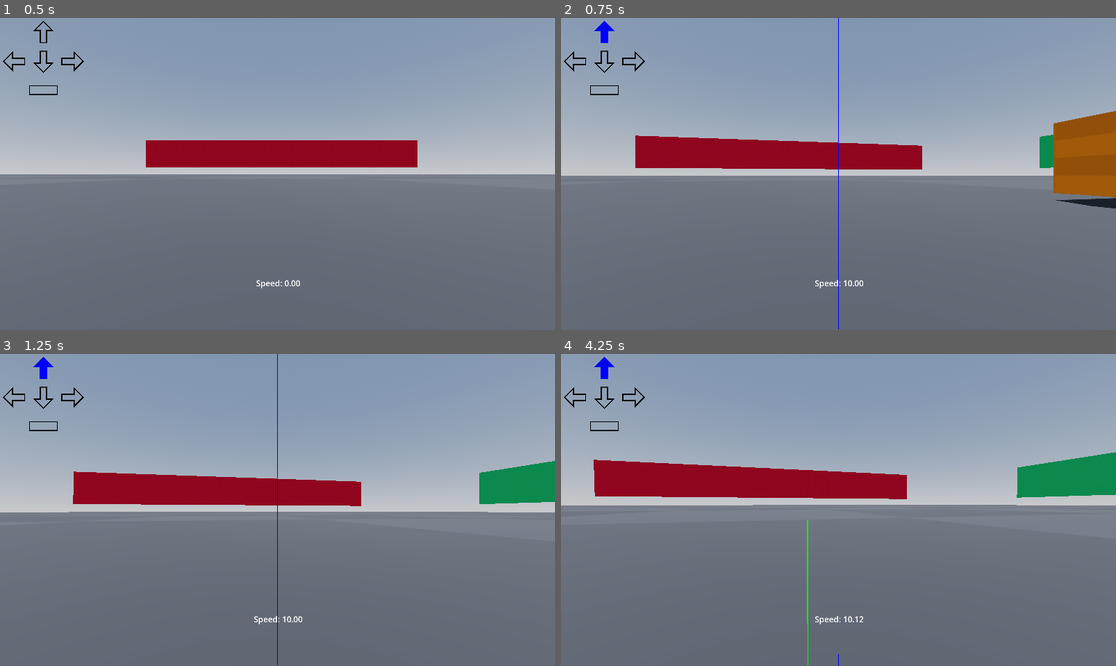
Above: before the commit, frames 1-4 (two rows, left to right).
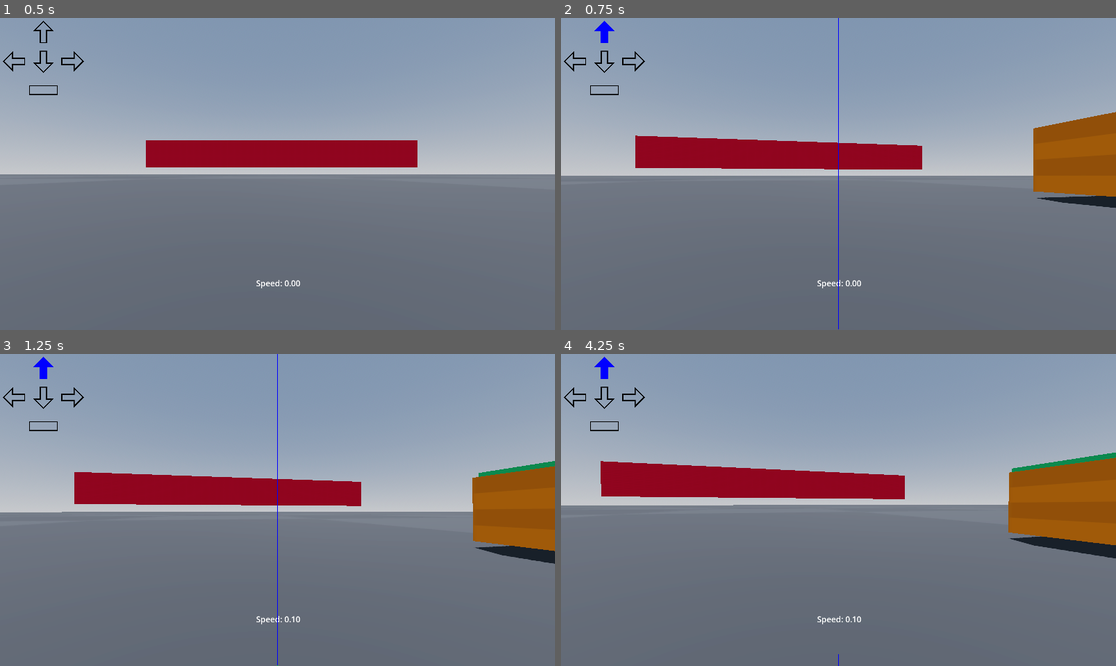
Above: after the commit, the same moments.

Repository: darichey/gibfest
Game: Godot game, scene res://Level.tscn
The game is run twice, just before and just after one commit, with the same random seed, the same clock (stepped at 60 frames per second) and the same inputs.
Inputs (mouse positions are in pixels of both pictures, inside the frame that each line leads up to):
- Up to frame 1 (0.5 s): no input
- Up to frame 2 (0.75 s): tap Enter at 0.5 s; move the mouse to (866, 174) at 0.52 s; hold W (move_forward) from 0.53 s (still down)
- Up to frame 3 (1.25 s): keep holding W (move_forward); tap Space (move_jump) at 0.77 s
- Up to frame 4 (4.25 s): keep holding W (move_forward); move the mouse to (810, 510) at 1.27 s; tap Space (move_jump) at 1.52, 2.75, 3.02, 3.77 s; move the mouse to (849, 503) at 2.02 s; move the mouse to (832, 516) at 2.77 s; tap Enter at 3.5 s; move the mouse to (877, 513) at 3.52 s

Frame 1 is identical in both runs. In frame 2, 1.1% of the frame differs, in the area x 13-100%, y 29-87%; in frame 3, 4.1%; in frame 4, 5.8%, in the area x 5-100%, y 31-100%.

Commit message:
Movement changes (doesnt work)

Diff:
--- a/game/QuakeMovement.gd
+++ b/game/QuakeMovement.gd
@@ -1,29 +1,24 @@
 extends Object
 class_name QuakeMovement
 
-#const MULTIPLIER = 1
-#const sv_friction: float = 5.2 * MULTIPLIER
-#const sv_accelerate: float = 5.6 * MULTIPLIER
-#const sv_maxspeed: float = 320 * MULTIPLIER
-#const sv_airaccelerate: float = 12 * MULTIPLIER
-#const sv_maxairspeed: float = 320 * MULTIPLIER
-
-const sv_friction: float = 4.0
-const sv_accelerate: float = 100.0
-const sv_maxspeed: float = 10.0
-const sv_airaccelerate: float = 100.0
-const sv_maxairspeed: float = 10.0
+const MULTIPLIER = 0.01905
+const sv_friction: float = 5.2 * MULTIPLIER
+const sv_accelerate: float = 5.6 * MULTIPLIER
+const sv_maxspeed: float = 320 * MULTIPLIER
+const sv_airaccelerate: float = 12 * MULTIPLIER
+const sv_maxairspeed: float = 320 * MULTIPLIER
 
 static func accelerate(accelDir: Vector3, prevVelocity: Vector3, accelerate: float, max_velocity: float, delta: float) -> Vector3:
-	prevVelocity.y = 0
-	var projVel = prevVelocity.dot(accelDir)
-	var accelVel = clampf(max_velocity - projVel, 0, accelerate * delta)
+	var projVel := prevVelocity.dot(accelDir)
+	var accelVel := accelerate * delta
+
+	if projVel + accelVel > max_velocity:
+		accelVel = max_velocity - projVel
 
 	return prevVelocity + accelDir * accelVel
 
 static func move_ground(accelDir: Vector3, prevVelocity: Vector3, delta: float) -> Vector3:
-	prevVelocity.y = 0
-	var speed = prevVelocity.length()
+	var speed := prevVelocity.length()
 
 	if speed < 1:
 		prevVelocity = Vector3.ZERO
@@ -40,6 +35,7 @@
 static func move(accelDir: Vector3, prevVelocity: Vector3, onground: bool, delta: float) -> Vector3:
 	var vertical := move_vertical(prevVelocity, onground, delta)
 
+	prevVelocity.y = 0
 	var horizonal: Vector3
 	if onground:
 		horizonal = move_ground(accelDir, prevVelocity, delta)
